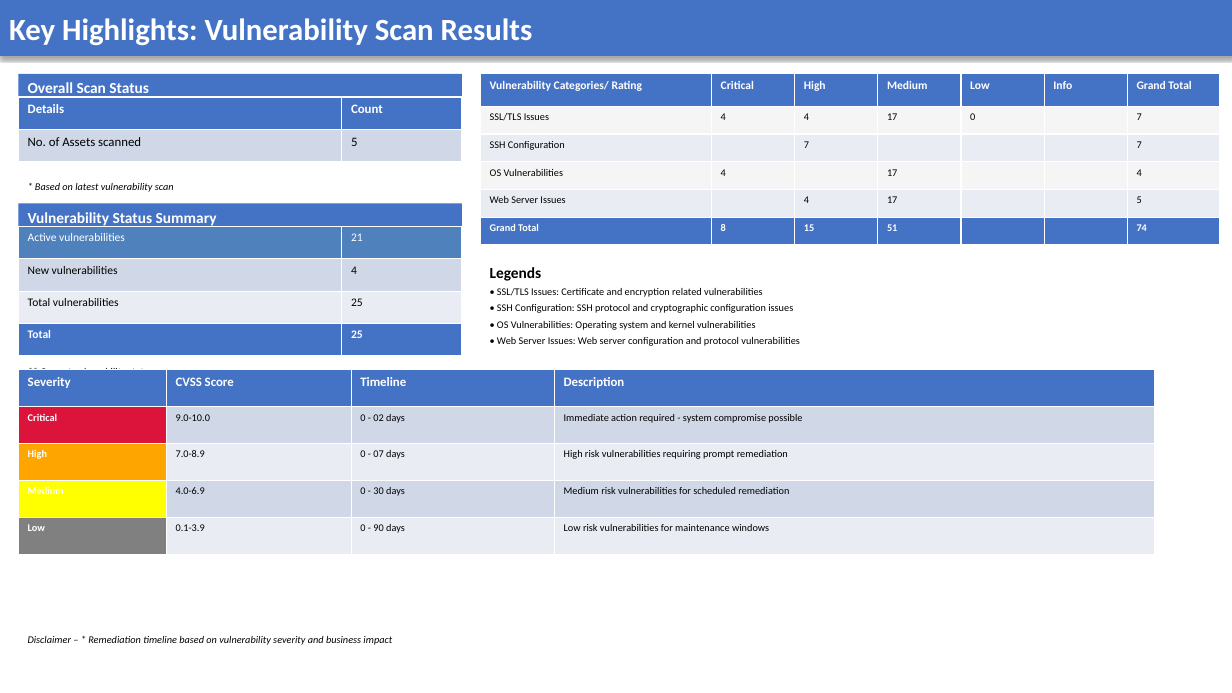
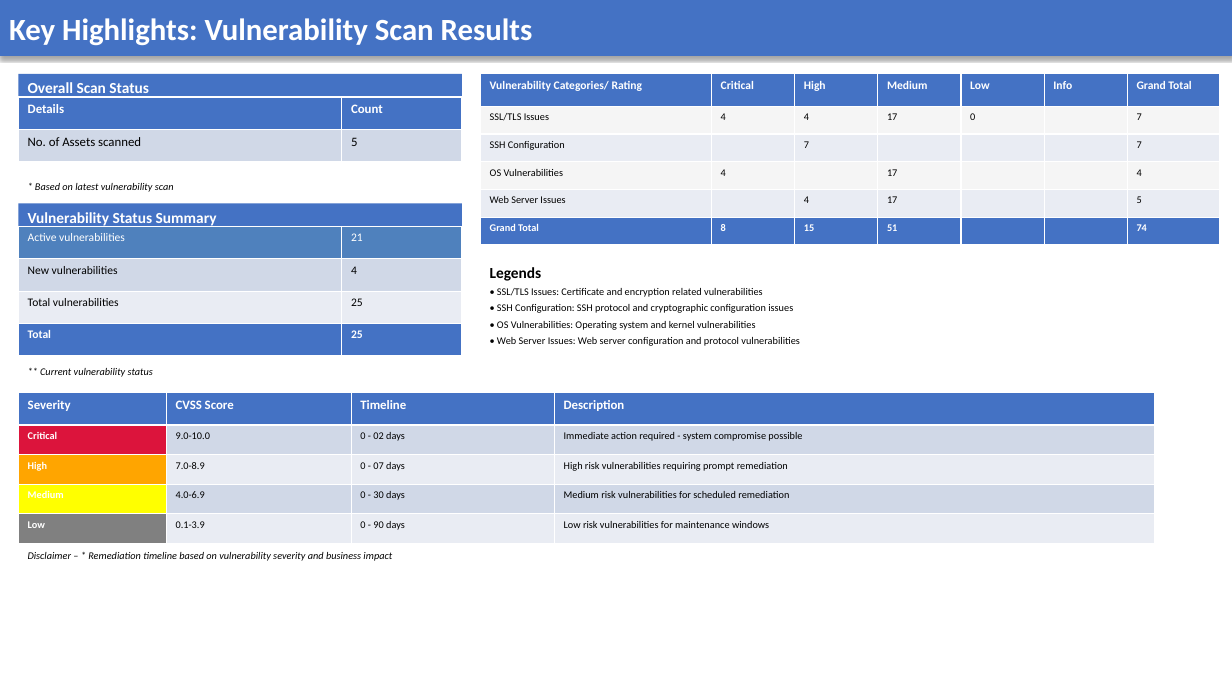
Before and after one commit to AnekantEmployee/vms_automation, a slide deck: slide 2 of vms_ppt/Test Report 1.pptx. Drawn at 1232x693 pixels with LibreOffice and Linux fonts; fonts in the diff are those of the drawing. Boxes give left, top, right and bottom in pixels: in the first picture for what was removed or moved away, otherwise in the second. Text is boxed around its words. In the diff, an @@ line names an element or a change of style, - is before the commit and + after.

```diff
--- a/vms_ppt/Test Report 1.pptx
+++ b/vms_ppt/Test Report 1.pptx
@@ table: place and size @@
-table at [18, 370, 1155, 555]
+table at [18, 393, 1155, 543]
@@ text "Disclaimer – * Remediation timeline ...": place and size @@
-text "Disclaimer – * Remediation timeline ..." at [28, 636, 392, 645]
+text "Disclaimer – * Remediation timeline ..." at [28, 552, 392, 561]
```
Also in this commit, not shown: 6 other slides changed, 11 other files.
